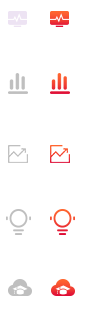
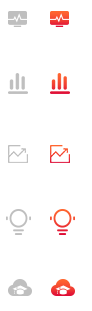
Comparing the layer stacks of the two 92×311 images. Changes:
moved "模拟交易" above "组 2 拷贝" over 8, 11, 27, 27
